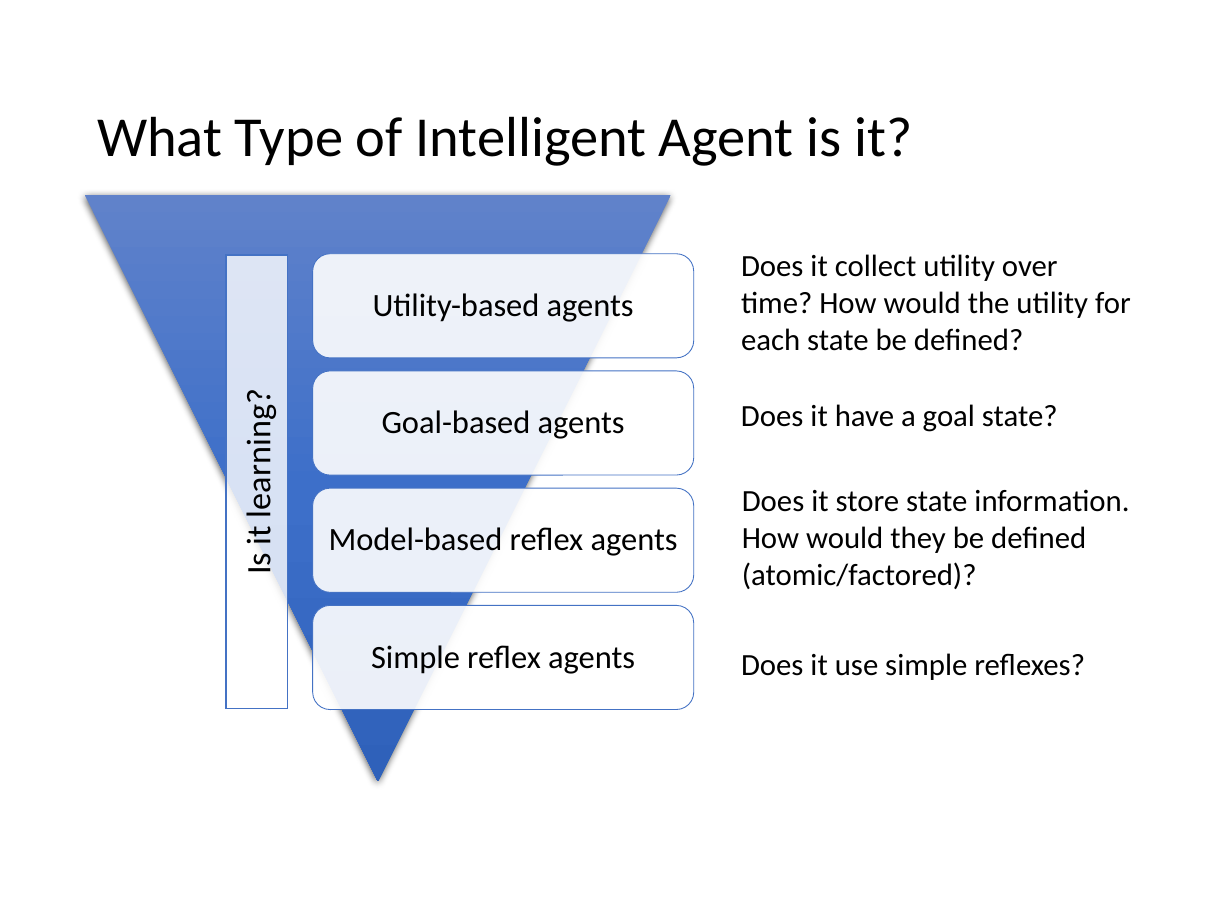
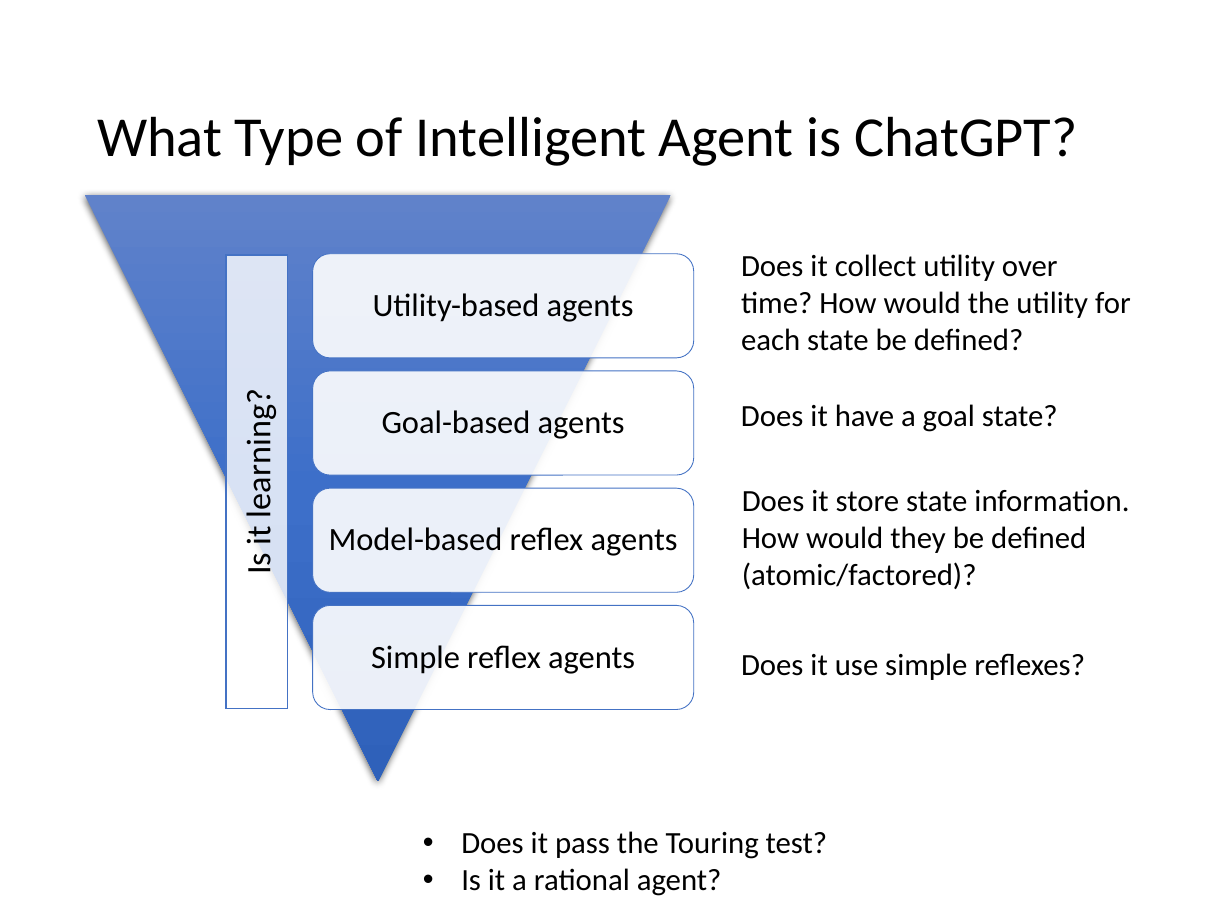
Before and after one commit to mhahsler/CS7320-AI, a slide deck: slide 36 of slides/02_agents.pptx. Drawn at 1232x924 pixels with LibreOffice and Linux fonts; fonts in the diff are those of the drawing. Boxes give left, top, right and bottom in pixels: in the first picture for what was removed or moved away, otherwise in the second. Text is boxed around its words. In the diff, an @@ line names an element or a change of style, - is before the commit and + after.

```diff
--- a/slides/02_agents.pptx
+++ b/slides/02_agents.pptx
@@ title at (97, 116, 1077, 166): text changed @@
-What Type of Intelligent Agent is it?
+What Type of Intelligent Agent is ChatGPT?
@@ text added at (461, 831, 828, 896), 18 pt, text #000000 @@
+• Does it pass the Touring test?
+• Is it a rational agent?
```
Also in this commit, not shown: 6 other slides changed, 1 other file.
